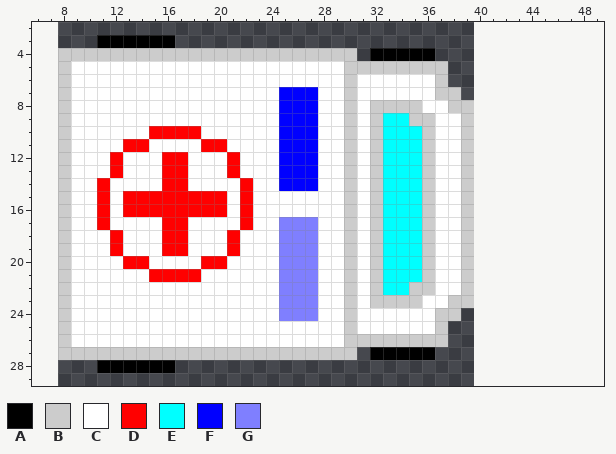
One commit to this pixel-art sprite: assets/gfx/Ambulance.png. Above: the version before the commit.
The file is 32x32 pixels. Shown: x 6..49, y 2..29. The old version is drawn lined up with the new one, on the new canvas.
Palette (. is transparent): A #000000  B #cccccc  C #ffffff  D #ff0000  E #00ffff  F #0000ff  G #7f7fff
Pixels before, first column x 8:
 3 ...AAAAAA.......................
 4 BBBBBBBBBBBBBBBBBBBBBBB.AAAAA...
 5 BCCCCCCCCCCCCCCCCCCCCCBBBBBBBB..
 6 BCCCCCCCCCCCCCCCCCCCCCBCCCCCCB..
 7 BCCCCCCCCCCCCCCCCFFFCCBCCCCCCBB.
 8 BCCCCCCCCCCCCCCCCFFFCCBCBBBBCCBB
 9 BCCCCCCCCCCCCCCCCFFFCCBCBEEBBCCB
10 BCCCCCCDDDDCCCCCCFFFCCBCBEEEBCCB
11 BCCCCDDCCCCDDCCCCFFFCCBCBEEEBCCB
12 BCCCDCCCDDCCCDCCCFFFCCBCBEEEBCCB
13 BCCCDCCCDDCCCDCCCFFFCCBCBEEEBCCB
14 BCCDCCCCDDCCCCDCCFFFCCBCBEEEBCCB
15 BCCDCDDDDDDDDCDCCCCCCCBCBEEEBCCB
16 BCCDCDDDDDDDDCDCCCCCCCBCBEEEBCCB
17 BCCDCCCCDDCCCCDCCGGGCCBCBEEEBCCB
18 BCCCDCCCDDCCCDCCCGGGCCBCBEEEBCCB
19 BCCCDCCCDDCCCDCCCGGGCCBCBEEEBCCB
20 BCCCCDDCCCCDDCCCCGGGCCBCBEEEBCCB
21 BCCCCCCDDDDCCCCCCGGGCCBCBEEEBCCB
22 BCCCCCCCCCCCCCCCCGGGCCBCBEEBBCCB
23 BCCCCCCCCCCCCCCCCGGGCCBCBBBBCCBB
24 BCCCCCCCCCCCCCCCCGGGCCBCCCCCCBB.
25 BCCCCCCCCCCCCCCCCCCCCCBCCCCCCB..
26 BCCCCCCCCCCCCCCCCCCCCCBBBBBBBB..
27 BBBBBBBBBBBBBBBBBBBBBBB.AAAAA...
28 ...AAAAAA.......................
After:
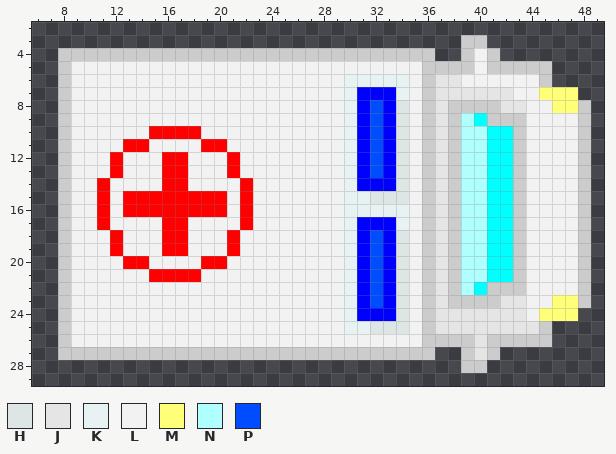
Colours new in this view: H #dde5e5  J #e5e5e5  K #e7f2f2  L #f2f2f2  M #ffff78  N #b0ffff  P #004dff
The edit:
canvas 32x32 -> 64x32, the old top-left corner now at 8,0
Changed rows in their new state; - is an unchanged pixel.
first column x 9:
 3 --......----------------------BB--------
 4 ----------------------BBBBBB--BLB-------
 5 LLLLLLLLLLLLLLLLLLLLLLLLLLL--BBLBBBBB---
 6 LLLLLLLLLLLLLLLLLLLLLKKKKKLBJJLLLLLLB---
 7 LLLLLLLLLLLLLLLLLLLLLKFFFKLBJJJJJJLLMMM-
 8 LLLLLLLLLLLLLLLLLLLLLKFPFHLBJ--BBJJLLMMB
 9 LLLLLLLLLLLLLLLLLLLLLKFPFHL-JBNEBBBLLLLB
10 LLLLLL----LLLLLLLLLLLKFPFHL-JBNNEEBLLLLB
11 LLLL--LLLL--LLLLLLLLLKFPFHL-JBNNEEBLLLLB
12 LLL-LLL--LLL-LLLLLLLLKFPFHL-JBNNEEBLLLLB
13 LLL-LLL--LLL-LLLLLLLLKFPFHL-JBNNEEBLLLLB
14 LL-LLLL--LLLL-LLLLLLLKFFFHL-JBNNEEBLLLLB
15 LL-L--------L-LLLLLLLKKHHHL-JBNNEEBLLLLB
16 LL-L--------L-LLLLLLLKKKKKL-JBNNEEBLLLLB
17 LL-LLLL--LLLL-LLLLLLLKFFFKL-JBNNEEBLLLLB
18 LLL-LLL--LLL-LLLLLLLLKFPFHL-JBNNEEBLLLLB
19 LLL-LLL--LLL-LLLLLLLLKFPFHL-JBNNEEBLLLLB
20 LLLL--LLLL--LLLLLLLLLKFPFHL-JBNNEEBLLLLB
21 LLLLLL----LLLLLLLLLLLKFPFHL-JBNNEEBLLLLB
22 LLLLLLLLLLLLLLLLLLLLLKFPFHL-JBNEBBBLLLLB
23 LLLLLLLLLLLLLLLLLLLLLKFPFHLBJ--BBJJLLMMB
24 LLLLLLLLLLLLLLLLLLLLLKFFFHLBJJJJJJJLMMM-
25 LLLLLLLLLLLLLLLLLLLLLKKHHHLBJJJJJJJJB---
26 LLLLLLLLLLLLLLLLLLLLLLLLLLL--BBJBBBBB---
27 ----------------------BBBBBB--BJB-------
28 --......----------------------BB--------
Changed places in both pictures, as pixel boxes (x1, y1, x2, y2):
changed: (71, 35, 591, 373)
